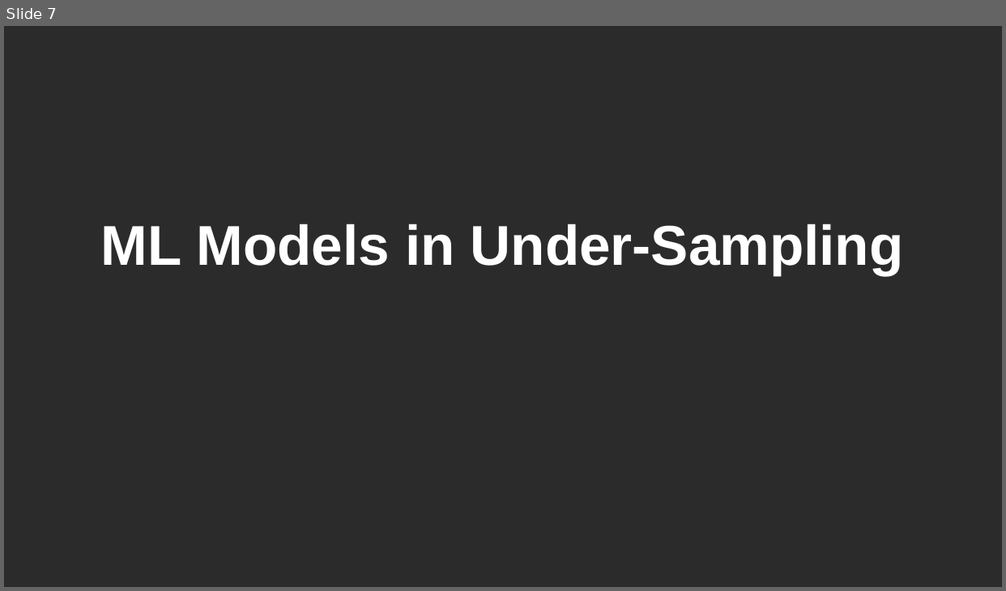
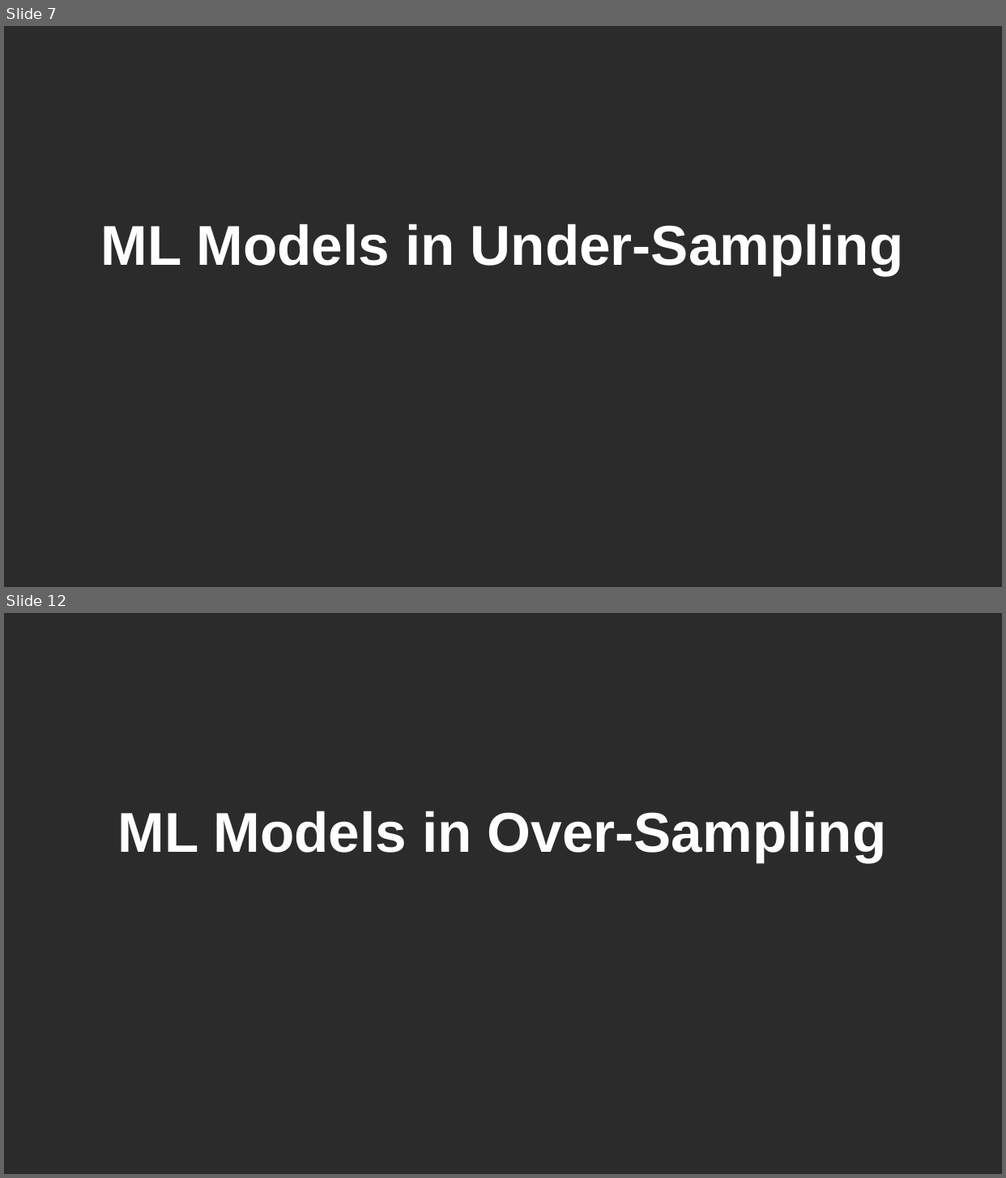
Before and after one commit to orangekim28/Team5_DataMining6103, a slide deck: Data_Mining_Team5.pptx. Shown one above the other, each under a label of ours: slide 7 before the commit, slides 7 and 12 after it; the slides between them are not shown. The pictures are 1006x591 and 1006x1178 pixels, drawn with LibreOffice and Linux fonts; fonts in the diff are those of the drawing; background and template pictures are left out; a plain dark background stands for a picture behind light text. Boxes give left, top, right and bottom in pixels: in the first picture for what was removed or moved away, otherwise in the second. Text is boxed around its words. In the diff, an @@ line names an element or a change of style, - is before the commit and + after.

```diff
--- a/Data_Mining_Team5.pptx
+++ b/Data_Mining_Team5.pptx
@@ slide 12 added at [4,613,1002,1174], background picture (left out) @@
@@ title added at [117,811,886,862], 54 pt, text #FFFFFF, bold @@
+ML Models in Over-Sampling
```
Also in this commit, not shown: 1 slide changed, 7 other slides added.
